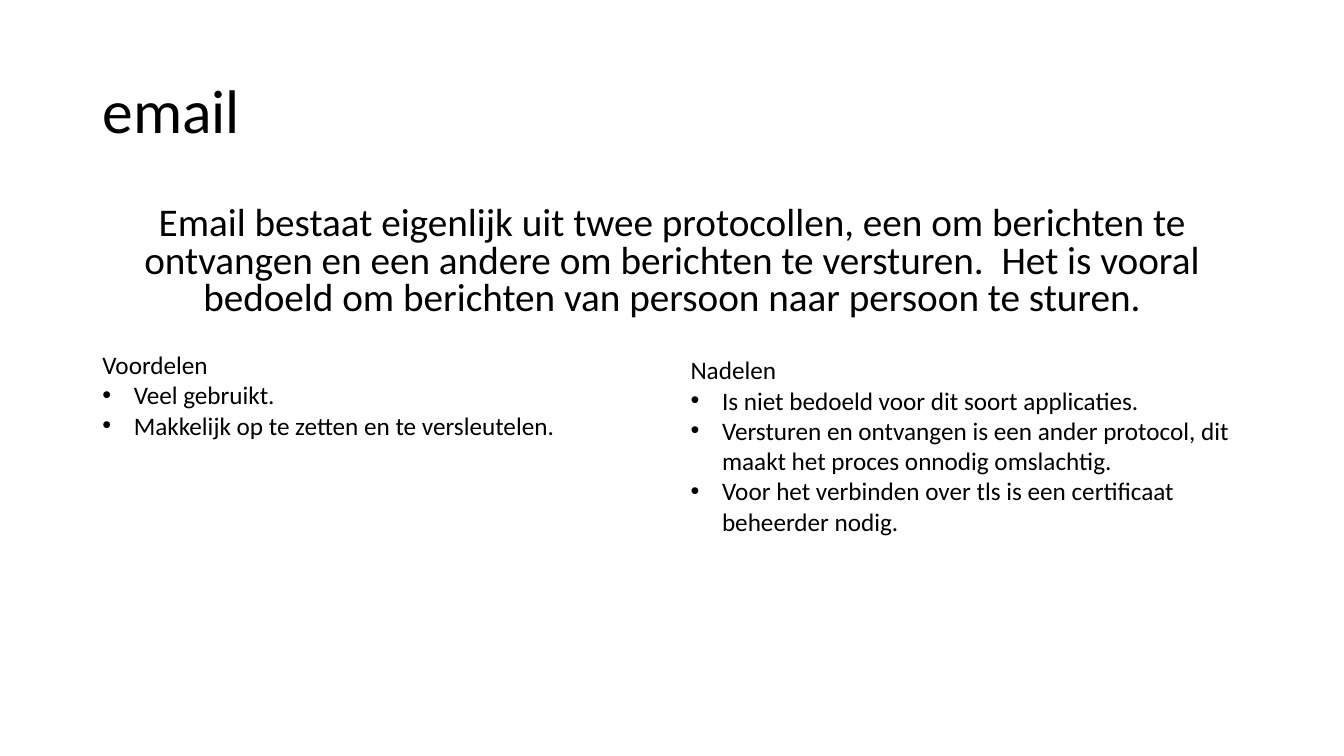
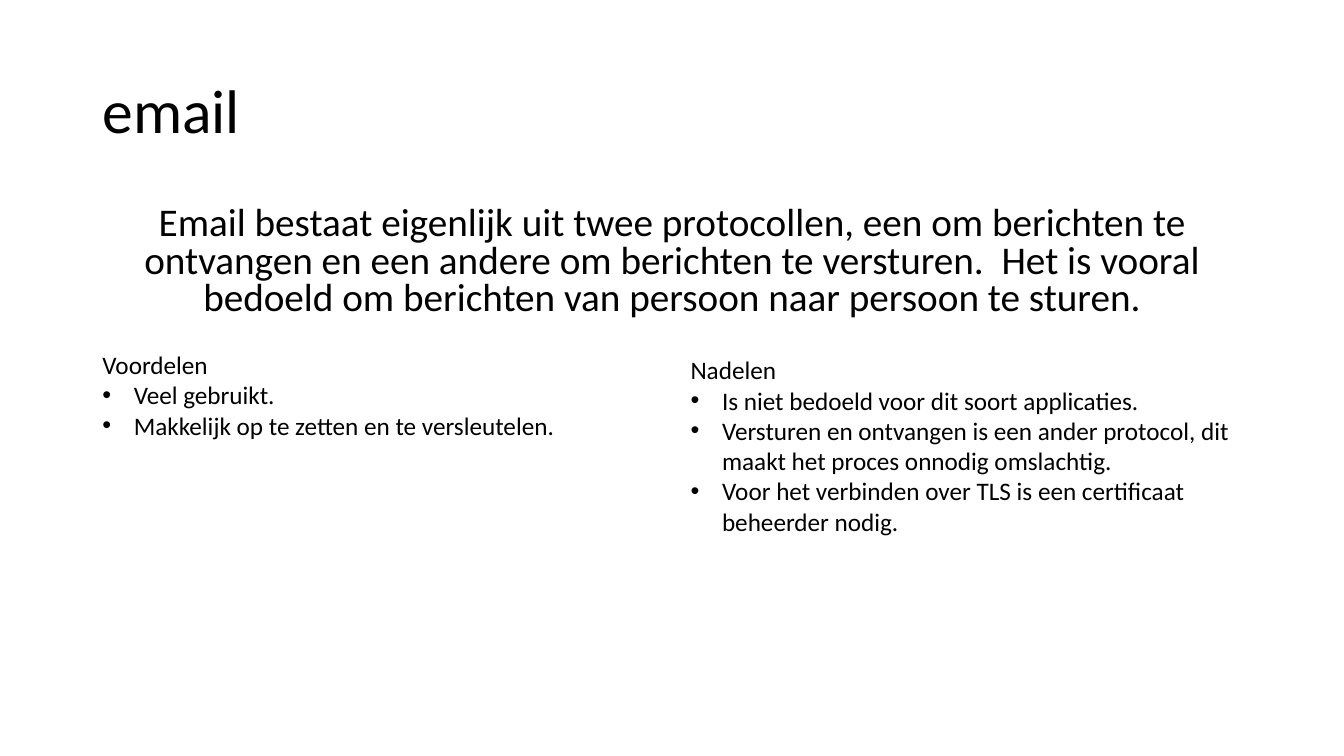
Before and after one commit to boaskalma/project4prive, a slide deck: slide 21 of voorstel centrale bank.pptx. Drawn at 1344x756 pixels with LibreOffice and Linux fonts; fonts in the diff are those of the drawing. Boxes give left, top, right and bottom in pixels: in the first picture for what was removed or moved away, otherwise in the second. Text is boxed around its words. In the diff, an @@ line names an element or a change of style, - is before the commit and + after.

```diff
--- a/voorstel centrale bank.pptx
+++ b/voorstel centrale bank.pptx
@@ text at <box>722,482,1184,536</box>: text changed @@
-• Voor het verbinden over tls is een certificaat beheerder nodig.
+• Voor het verbinden over TLS is een certificaat beheerder nodig.
```
Also in this commit, not shown: 31 other slides changed.
